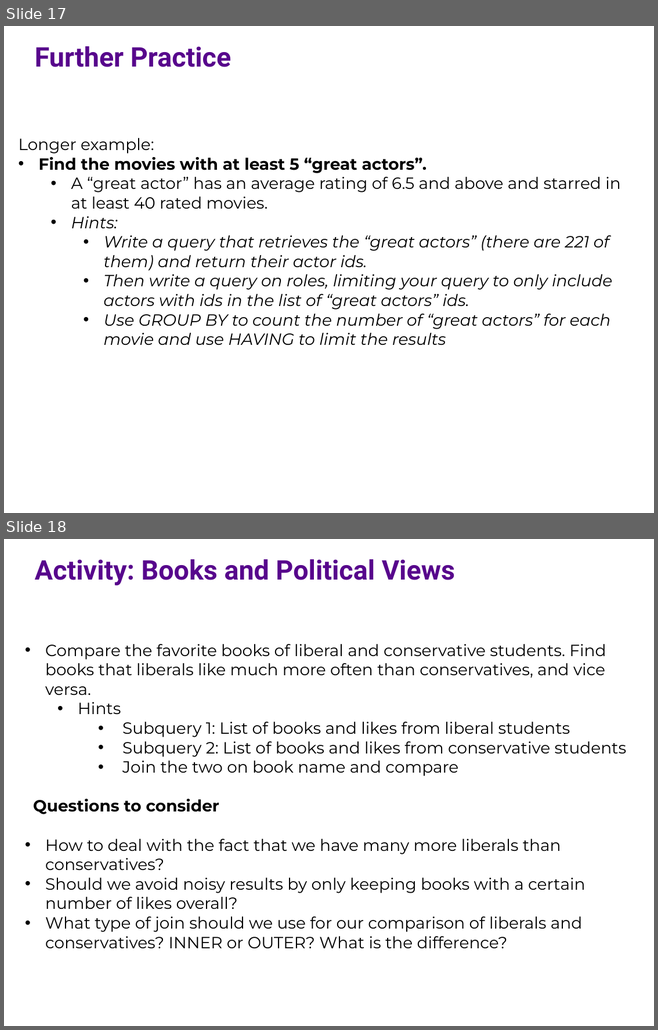
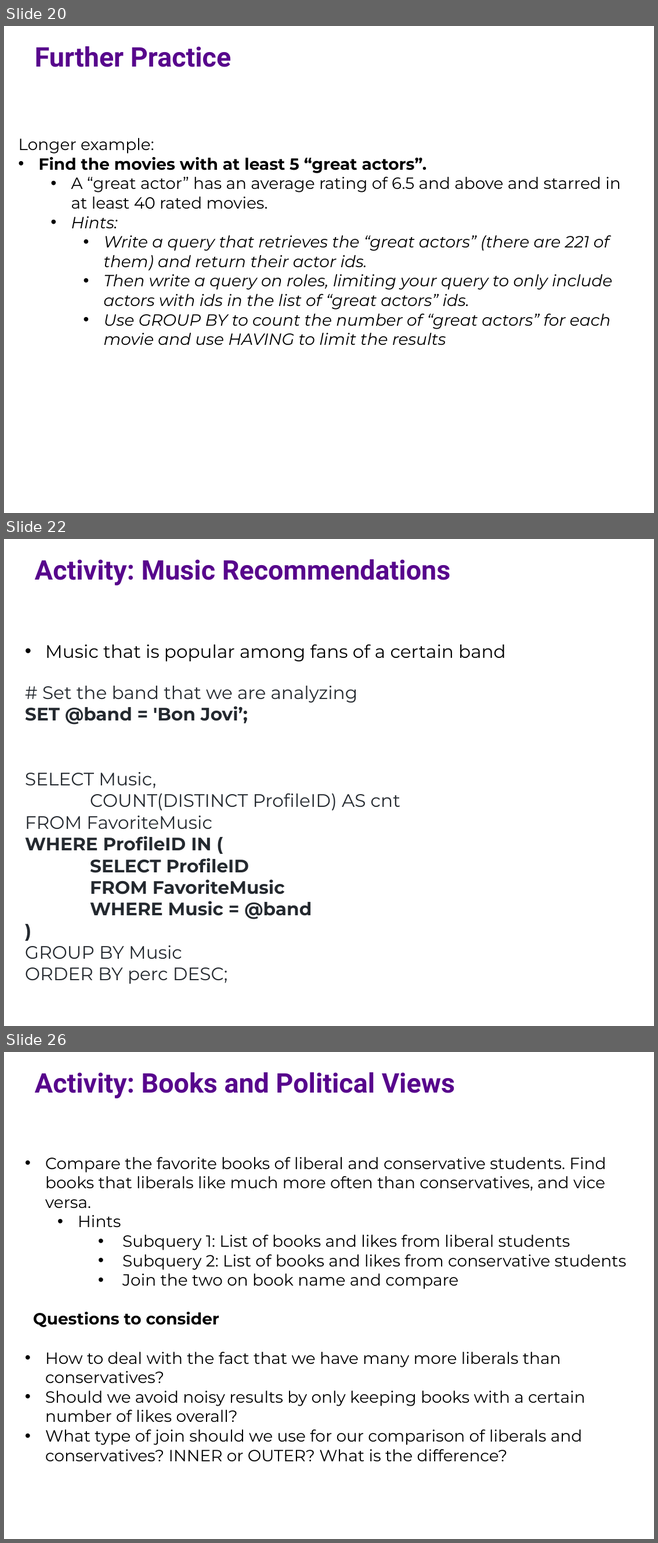
Before and after one commit to ipeirotis/introduction-to-databases, a slide deck: session6/F-SQL_Subqueries.pptx. Shown one above the other, each under a label of ours: slides 17 and 18 before the commit, slides 20, 22 and 26 after it; the slides between them are not shown. The pictures are 658x1030 and 658x1543 pixels, drawn with LibreOffice and Linux fonts; fonts in the diff are those of the drawing. Boxes give left, top, right and bottom in pixels: in the first picture for what was removed or moved away, otherwise in the second. Text is boxed around its words. In the diff, an @@ line names an element or a change of style, - is before the commit and + after.

```diff
--- a/session6/F-SQL_Subqueries.pptx
+++ b/session6/F-SQL_Subqueries.pptx
@@ slide 22 added at box(4, 539, 654, 1026), background #FFFFFF @@
@@ text added at box(35, 559, 450, 585), 30 pt, text #57068C, bold @@
+Activity: Music Recommendations
@@ text added at box(25, 644, 506, 984), 20 pt, text #24292F @@
+• Music that is popular among fans of a certain band
+# Set the band that we are analyzing
+SET @band = 'Bon Jovi’;
+SELECT Music,
+COUNT(DISTINCT ProfileID) AS cnt
+FROM FavoriteMusic
+WHERE ProfileID IN (
+SELECT ProfileID
+FROM FavoriteMusic
+WHERE Music = @band
+)
+GROUP BY Music
+ORDER BY perc DESC;
@@ what was slide 17 is now slide 20 @@
@@ what was slide 18 is now slide 26 @@
```
Also in this commit, not shown: 7 slides changed, 7 other slides added.
